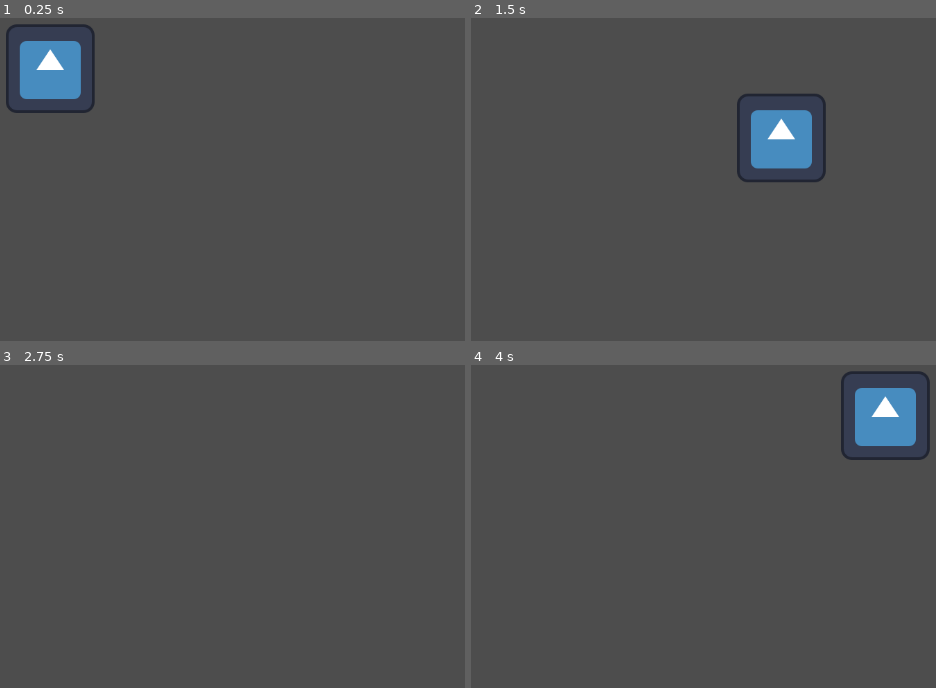
Above: before the commit, frames 1-4 (two rows, left to right).
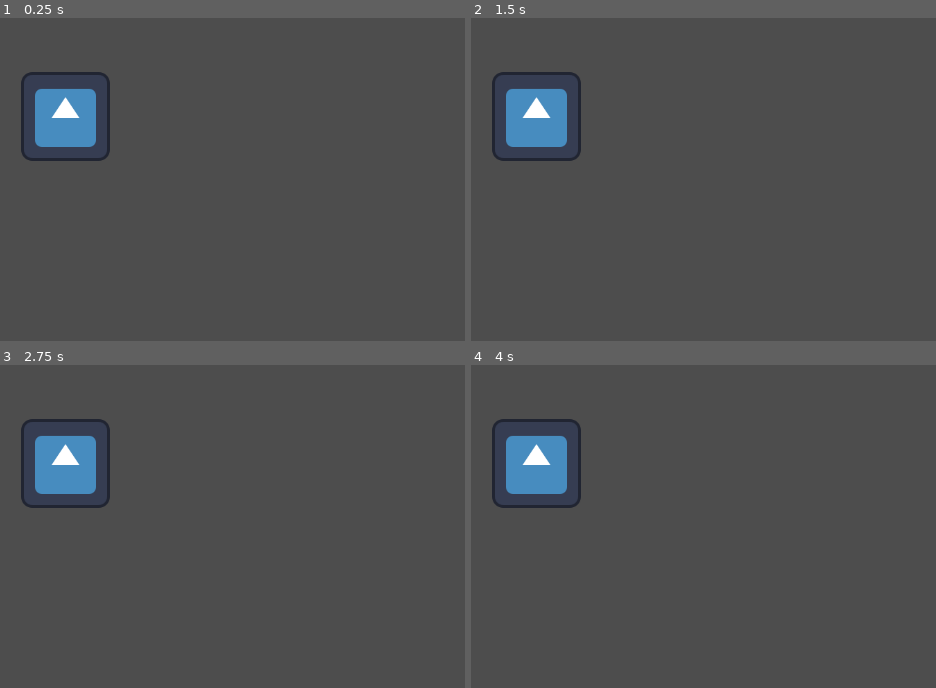
Above: after the commit, the same moments.

Repository: CGaywood/elf-game-2K26
Game: Godot game, scene res://world.tscn
The game is run twice, just before and just after one commit, with the same random seed, the same clock (stepped at 60 frames per second) and the same inputs. The engine's default icon, where the game draws it, is replaced by a stand-in: a white triangle on a blue panel in a dark square.
Inputs:
- Up to frame 1 (0.25 s): no input
- Up to frame 2 (1.5 s): tap Enter at 0.5 s; hold D (right) 0.53-1.28 s; hold S (down) from 1.28 s (still down)
- Up to frame 3 (2.75 s): release S (down) at 2.03 s; hold D (right) from 2.03 s (still down)
- Up to frame 4 (4 s): release D (right) at 2.78 s; hold W (up) 2.78-3.53 s; tap Space at 3.5 s; hold A (left) from 3.53 s (still down)

The runs differ from the first frame. In frame 1, 5.1% of the frame differs, in the area x 1-24%, y 1-45%; in frame 2, 6.0%, in the area x 4-77%, y 16-51%; in frame 3, 3.0%; in frame 4, 6.0%.

Commit message:
Add files via upload
Added a camera

Diff:
--- a/elf-game/player.tscn
+++ b/elf-game/player.tscn
@@ -15,3 +15,5 @@
 
 [node name="CollisionShape2D" type="CollisionShape2D" parent="." unique_id=1506637732]
 shape = SubResource("RectangleShape2D_onrkg")
+
+[node name="Camera2D" type="Camera2D" parent="." unique_id=222715816]
